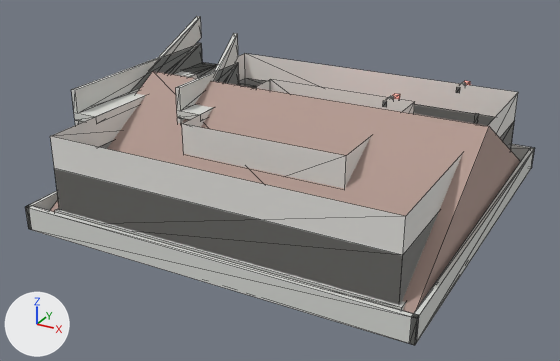
Two versions of the glTF model glb/building.glb, one commit apart.
The view is the same before and after, from a 50 mm lens placed at (3.12, -6.11, 3.16), pointed at (-0.14, -0.19, 0.2). The lights are fixed; the arrows at lower left show +X, +Y and +Z. The older version comes first. Mesh edges are drawn as thin lines. Vertices at exactly the same position are counted once.

The first picture shows 'fp1_base', 'fp1_exstair_base', 'fp2_base', 'fp2_exstair_base', 'fp2_fence', 'fp2_floor', 'fp2_roof2', 'fp2_roof_gable' and 4 more.
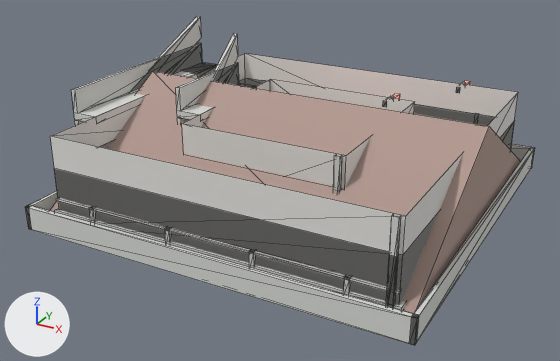
Changed parts and their boxes [x1, y1, x2, y2] in the pictures (560 x 361 px):
'fp2_base', reshaped: before [50, 53, 518, 305]; after [50, 53, 518, 308]
'fp1_base', reshaped: before [182, 79, 415, 189]; after [182, 79, 415, 192]
'fp2_floor', reshaped: before [54, 78, 515, 304]; after [54, 78, 515, 307]
'fp2_roof3', added (mostly hidden): after [56, 145, 512, 294]
part 1 of me_fp1_base, added: after [333, 154, 342, 192]
part 2 of me_fp2_base, added: after [386, 214, 401, 308]
part 3 of me_fp2_floor, added: after [386, 257, 398, 307]

What changed in the scene script:
```text
Change me_fp1_base:
    used by ob_fp1_base; location = (0.0, 0.0, 0.0)
    verts and faces of me_fp1_base; kept vertices keep their numbers, new ones are numbered from 8
    remove me_fp1_base.from_pydata(...)  # 8 vertices, 8 faces; spans x -0.8..0.8, y -0.8..0.8, z 0.0..0.85
    add me_fp1_base.from_pydata(...)  # 16 vertices, 14 faces; spans x -0.8..0.8, y -0.84..0.8, z 0.0..0.85
    me_fp1_base part 1
    add verts[8] = (0.77, -0.84, 0.0)
    add verts[9] = (0.77, -0.84, 0.85)  # pixel (340, 156)
    add verts[10] = (0.72, -0.84, 0.0)
    add verts[11] = (0.72, -0.84, 0.85)  # pixel (334, 155)
    add for new, old in zip([*range(12, 16)], [*range(8, 12)]): verts[new] = verts[old] + (0.0, 0.04, 0.0)
    add faces += [(8, 12, 13), (8, 13, 9), (10, 11, 14), (11, 15, 14), (8, 9, 10), (9, 11, 10)]  # mat_trim (light grey #d8dad6)
    add me_fp1_base.materials.append(mat_trim)  # light grey #d8dad6
Change me_fp2_base:
    used by ob_fp2_base; location = (0.0, 0.0, 0.0)
    verts and faces of me_fp2_base; kept vertices keep their numbers, new ones are numbered from 8
    remove me_fp2_base.from_pydata(...)  # 8 vertices, 8 faces; spans x -1.6..1.6, y -1.6..1.6, z 0.0..0.85
    add me_fp2_base.from_pydata(...)  # 16 vertices, 14 faces; spans x -1.6..1.6, y -1.64..1.6, z 0.0..0.85
    me_fp2_base part 2
    add verts[8] = (1.57, -1.64, 0.0)
    add verts[9] = (1.57, -1.64, 0.85)  # pixel (399, 217)
    add verts[10] = (1.52, -1.64, 0.0)
    add verts[11] = (1.52, -1.64, 0.85)  # pixel (391, 215)
    add for new, old in zip([*range(12, 16)], [*range(8, 12)]): verts[new] = verts[old] + (0.0, 0.04, 0.0)
    add faces += [(8, 12, 13), (8, 13, 9), (10, 11, 14), (11, 15, 14), (8, 9, 10), (9, 11, 10)]  # mat_trim (light grey #d8dad6)
    add me_fp2_base.materials.append(mat_trim)  # light grey #d8dad6
Change me_fp2_floor:
    used by ob_fp2_floor; location = (0.0, 0.0, 0.0)
    verts and faces of me_fp2_floor; kept vertices keep their numbers, new ones are numbered from 8
    remove me_fp2_floor.from_pydata(...)  # 8 vertices, 8 faces; spans x -1.6..1.6, y -1.6..1.6, z 0.0..0.55
    add me_fp2_floor.from_pydata(...)  # 16 vertices, 14 faces; spans x -1.6..1.6, y -1.64..1.6, z 0.0..0.55
    me_fp2_floor part 3
    add verts[8] = (1.57, -1.64, 0.0)
    add verts[9] = (1.57, -1.64, 0.55)  # pixel (396, 256)
    add verts[10] = (1.52, -1.64, 0.0)
    add verts[11] = (1.52, -1.64, 0.55)  # pixel (389, 255)
    add for new, old in zip([*range(12, 16)], [*range(8, 12)]): verts[new] = verts[old] + (0.0, 0.04, 0.0)
    add faces += [(8, 12, 13), (8, 13, 9), (10, 11, 14), (11, 15, 14), (8, 9, 10), (9, 11, 10)]  # mat_trim (light grey #d8dad6)
    add me_fp2_floor.materials.append(mat_trim)  # light grey #d8dad6
Add me_fp2_roof3:
    me_fp2_roof3.from_pydata(...)  # 128 vertices, 188 faces; spans x -1.63..1.63, y -1.63..1.63, z 0.0..0.62
    me_fp2_roof3.materials.append(mat_trim)  # light grey #d8dad6
Add ob_fp2_roof3:
    ob_fp2_roof3 = bpy.data.objects.new('fp2_roof3', me_fp2_roof3)
    ob_fp2_roof3.location = (0.0, 0.0, 0.0)
```
